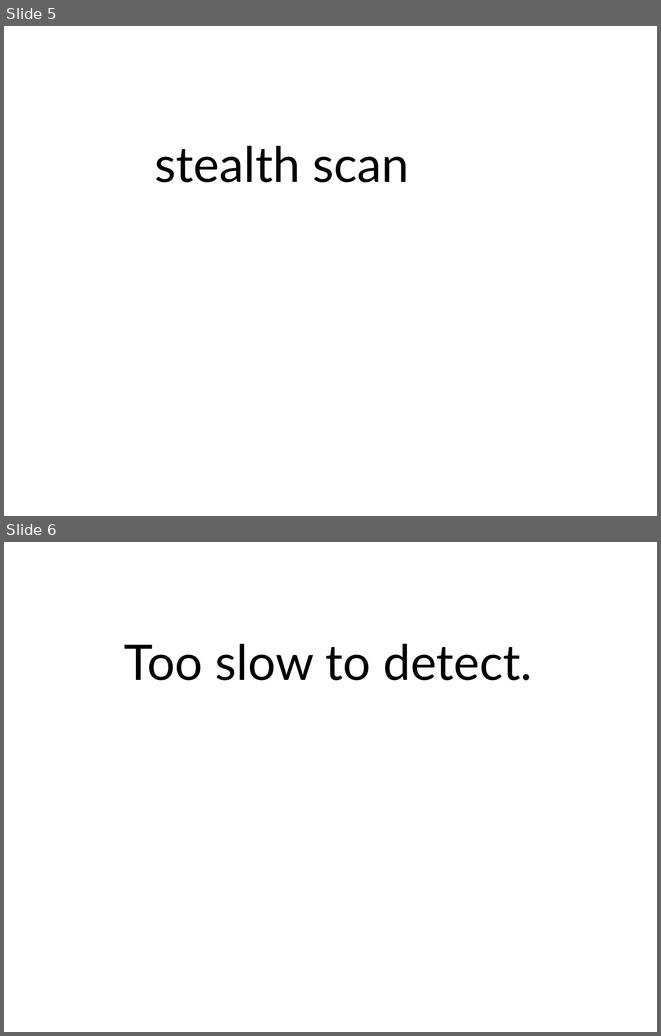
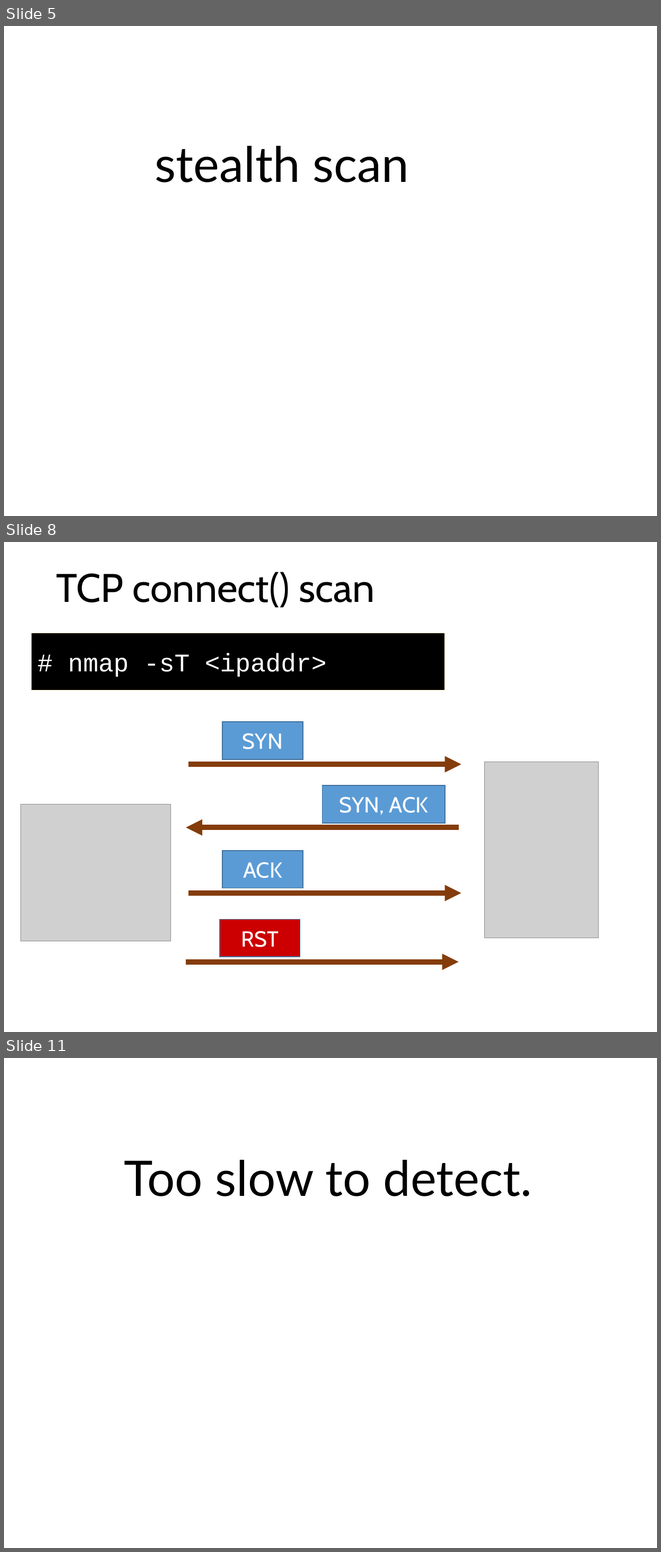
Before and after one commit to ozuma/sumida_sec, a slide deck: 2015-no.2/ppt/00_ozuma.pptx. Shown one above the other, each under a label of ours: slides 5 and 6 before the commit, slides 5, 8 and 11 after it; the slides between them are not shown. The pictures are 661x1036 and 661x1552 pixels, drawn with LibreOffice and Linux fonts; fonts in the diff are those of the drawing; grey boxes stand for pictures; background and template pictures are left out. Boxes give left, top, right and bottom in pixels: in the first picture for what was removed or moved away, otherwise in the second. Text is boxed around its words. In the diff, an @@ line names an element or a change of style, - is before the commit and + after.

```diff
--- a/2015-no.2/ppt/00_ozuma.pptx
+++ b/2015-no.2/ppt/00_ozuma.pptx
@@ slide 8 added at [4,542,657,1032], background #FFFFFF @@
@@ title added at [56,572,375,608], 44 pt, text #000000 @@
+TCP connect() scan
@@ rectangle added at [32,633,445,689], fill #000000, outline #FFF2CC 0.5 pt, 28 pt, text #FFFFFF @@
+# nmap -sT <ipaddr>
@@ rectangle added at [223,722,303,759], fill #5B9BD5, outline #43739E 1 pt, 24 pt, text #FFFFFF @@
+SYN
@@ arrow added from (189, 764) to (461, 764), #843C0B 6 pt @@
@@ picture added at [485,762,599,938] @@
@@ rectangle added at [322,786,445,823], fill #5B9BD5, outline #43739E 1 pt, 24 pt, text #FFFFFF @@
+SYN, ACK
@@ picture added at [20,804,170,941] @@
@@ arrow added from (458, 827) to (186, 827), #843C0B 6 pt @@
@@ rectangle added at [223,850,303,888], fill #5B9BD5, outline #43739E 1 pt, 24 pt, text #FFFFFF @@
+ACK
@@ arrow added from (189, 893) to (461, 893), #843C0B 6 pt @@
@@ rectangle added at [220,919,300,956], fill #CC0000, outline #43739E 1 pt, 24 pt, text #FFFFFF @@
+RST
@@ arrow added from (186, 962) to (458, 962), #843C0B 6 pt @@
@@ what was slide 6 is now slide 11 @@
```
Also in this commit, not shown: 7 slides changed, 7 other slides added, 4 slides removed, 1 other file.
